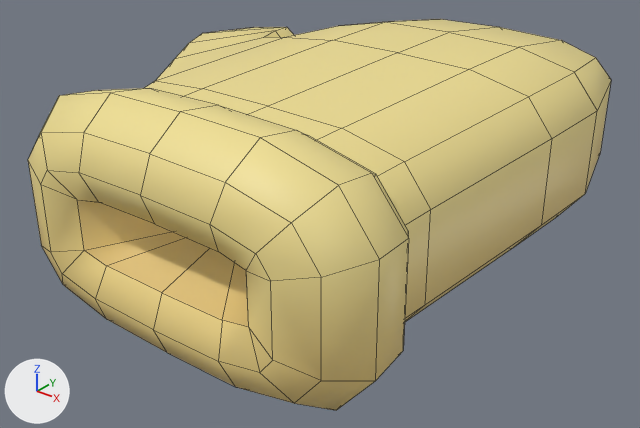
Two versions of the FBX model Assets/Models/TinyTreats Kitchen/oven_glove.fbx, one commit apart.
Camera for both pictures: a camera (50 mm lens) standing at (0.419, -0.632, 0.293) and looking at (-0.04, -0.057, -0.064). Arrows for +X, +Y and +Z are at lower left; the lights stay in place. Mesh edges are drawn as thin lines. Objects named as collision shapes, trigger or cutter boxes, shadow casters or lower levels of detail are left out. Where no turn or scale is listed for an object, it has been applied to the vertices.

The older version as bpy lines, for what is in view:
```python
mat_tiny_treats_1 = bpy.data.materials.new('tiny_treats_1')
mat_tiny_treats_1.use_nodes = True; mat_tiny_treats_1.node_tree.nodes.clear()
_N = mat_tiny_treats_1.node_tree.nodes; _L = mat_tiny_treats_1.node_tree.links
n0 = _N.new('ShaderNodeBsdfPrincipled'); n0.name = 'Principled BSDF'
n1 = _N.new('ShaderNodeOutputMaterial'); n1.name = 'Material Output'
n2 = _N.new('ShaderNodeTexImage'); n2.name = 'Image Texture'
n2.image = img_tiny_treats_texture_1_png
n3 = _N.new('ShaderNodeTexImage'); n3.name = 'Image Texture.001'
n3.image = img_tiny_treats_texture_1_png
_L.new(n2.outputs[0], n0.inputs[0])  # 'Color' to 'Base Color'
_L.new(n3.outputs[0], n0.inputs[4])  # 'Color' to 'Alpha'
_L.new(n0.outputs[0], n1.inputs[0])  # 'BSDF' to 'Surface'
me_oven_glove = bpy.data.meshes.new('oven_glove')
me_oven_glove.from_pydata(...)  # 193 vertices, 201 faces; spans x -0.281..0.163, y -0.295..0.229, z -0.098..0.098
me_oven_glove.materials.append(mat_tiny_treats_1)
ob_oven_glove = bpy.data.objects.new('oven_glove', me_oven_glove)
ob_oven_glove.location = (0.0, 0.0, 0.0)
```
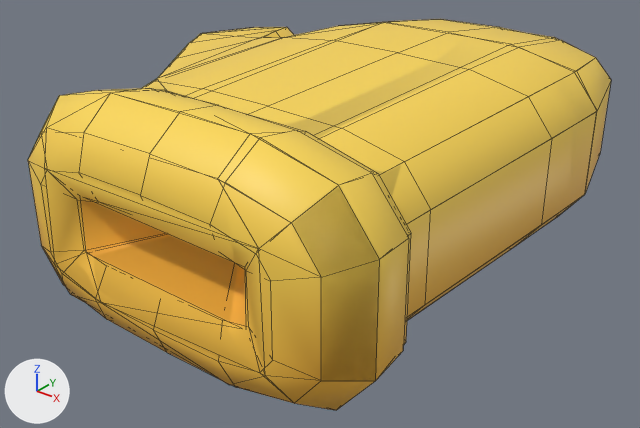
Changed parts and their boxes [x1, y1, x2, y2] in the pictures (640 x 428 px):
```json
{"object": "oven_glove", "change": "surface changed", "before": [28, 19, 611, 410], "after": [28, 19, 611, 410]}
{"object": "oven_glove_LOD1", "change": "added", "after": [28, 19, 597, 403], "on screen": "yellow"}
```

Scene script edits in JSON lines:
```json
{"op": "set", "path": "img_tiny_treats_texture_1_png", "old": "load_image('tiny_treats_texture_1.png', 'tiny_treats_texture_1.png', 1024, 1024, 'Non-Color')", "new": "load_image('tiny_treats_texture_1.png', 'tiny_treats_texture_1.png', 1024, 1024, 'sRGB')"}
{"op": "remove", "block": "mat_tiny_treats_1", "code": "n3 = _N.new('ShaderNodeTexImage'); n3.name = 'Image Texture.001'"}
{"op": "remove", "block": "mat_tiny_treats_1", "code": "n3.image = img_tiny_treats_texture_1_png"}
{"block": "mat_tiny_treats_1", "where": "n0 = _N.new('ShaderNodeBsdfPrincipled'); n0.name = 'Principled BSDF'"}
{"op": "remove", "block": "mat_tiny_treats_1", "code": "_L.new(n3.outputs[0], n0.inputs[4])  # 'Color' to 'Alpha'"}
{"block": "mat_tiny_treats_1", "where": "n2 = _N.new('ShaderNodeTexImage'); n2.name = 'Image Texture'"}
{"op": "add", "block": "mat_tiny_treats_1", "code": "_L.new(n2.outputs[1], n0.inputs[4])  # 'Alpha' to 'Alpha'"}
{"op": "add", "block": "me_oven_glove_001", "code": ["me_oven_glove_001 = bpy.data.meshes.new('oven_glove.001')", "me_oven_glove_001.from_pydata(...)  # 116 vertices, 149 faces; spans x -0.281..0.163, y -0.295..0.229, z -0.098..0.098", "me_oven_glove_001.materials.append(mat_tiny_treats_1)  # picture img_tiny_treats_texture_1_png"]}
{"op": "add", "block": "ob_oven_glove_lod1", "code": ["ob_oven_glove_lod1 = bpy.data.objects.new('oven_glove_LOD1', me_oven_glove_001)", "ob_oven_glove_lod1.location = (0.0, 0.0, 0.0)"]}
```
